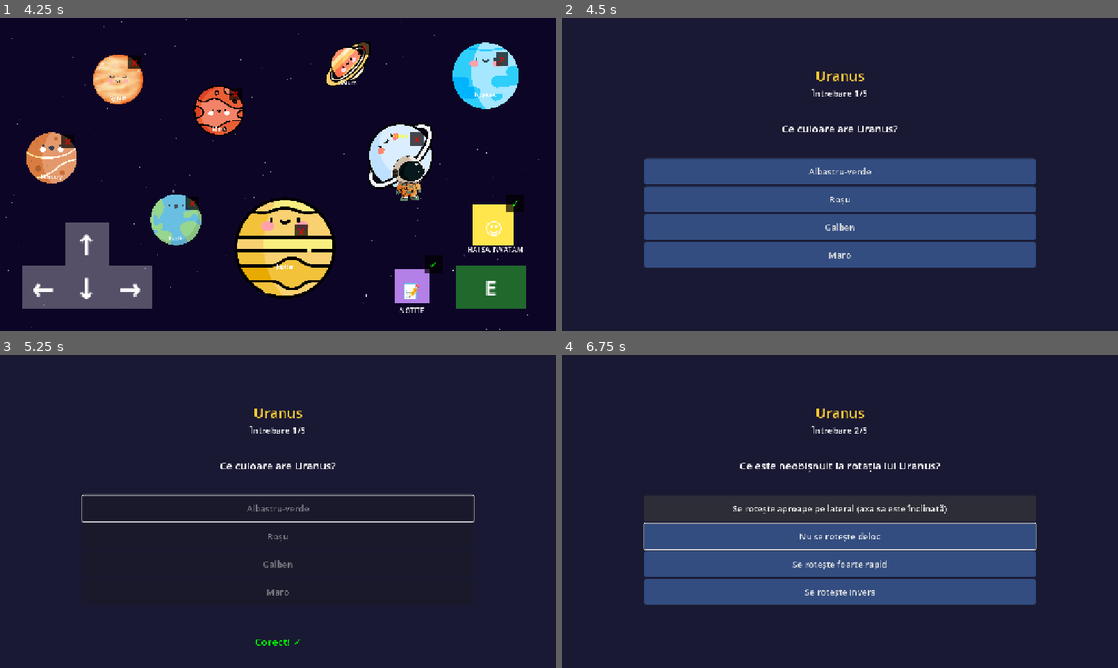
Above: before the commit, frames 1-4 (two rows, left to right).
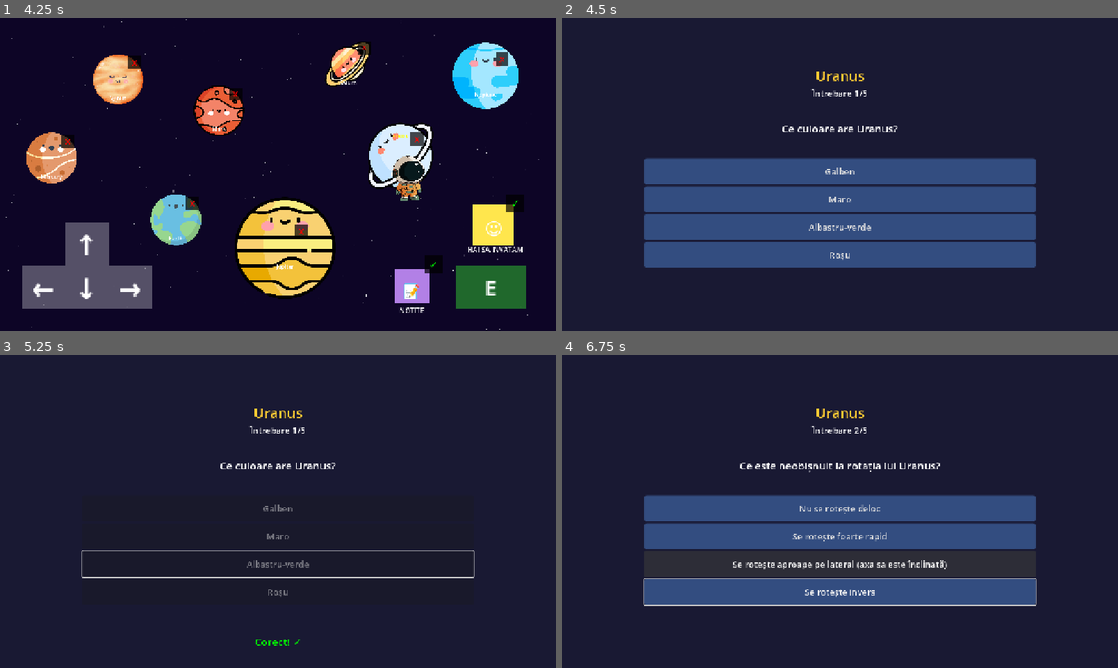
Above: after the commit, the same moments.

Repository: Mehaip/IOC-art-klett-version2
Game: Godot game, scene res://scenes/main_menu.tscn
Two runs of this game, one before a commit and one after it. Both use one fixed random seed, a clock stepped at 60 frames per second and the inputs below.
Inputs:
- Up to frame 1 (4.25 s): click "START" at 0.5 s; hold Right (ui_right) 1.28-2.03 s; hold E (interact) 1.28-2.03 s; hold Down (ui_down) 2.03-2.78 s; tap E (interact) at 2.1, 3.6 s; hold Right (ui_right) 2.78-3.53 s; hold E (interact) 2.78-3.53 s; hold Up (ui_up) from 3.53 s (still down)
- Up to frame 2 (4.5 s): tap E (interact) at 4.25 s; release Up (ui_up) at 4.28 s; hold Left (ui_left) from 4.28 s (still down); hold E (interact) from 4.28 s (still down)
- Up to frame 3 (5.25 s): release Left (ui_left) at 5 s; release E (interact) at 5 s; click "Albastru-verde" at 5 s
- Up to frame 4 (6.75 s): tap Space at 5.75 s; hold Left (ui_left) 5.78-6.53 s; tap E (interact) at 5.85 s; tap Enter at 6.5 s; hold Down (ui_down) from 6.53 s (still down); hold E (interact) from 6.53 s (still down)

Frame 1 is identical in both runs. In frame 2, 0.4% of the frame differs, in the area x 44-56%, y 47-78%; in frame 3, 1.8%; in frame 4, 13%, in the area x 14-86%, y 44-81%.

Commit message:
Modificare sistem deblocare si shuffle al raspunsurilor

Diff:
--- a/scripts/meteorite_dodge.gd
+++ b/scripts/meteorite_dodge.gd
@@ -101,11 +101,26 @@
 	astronaut.can_move = false
 	meteorites_can_move = false
 	GameState.update_highscore(elapsed_time)
-	GameState.unlock_planet(planet_to_unlock)
 
-	$UI/TimerLabel.text = "Hit! Time: %.1fs" % elapsed_time
+	var required_time: float = 20.0
+	var success: bool = elapsed_time >= required_time
+
+	if success:
+		GameState.unlock_planet(planet_to_unlock)
+		$UI/TimerLabel.text = "Succes! %.1fs (minim %.0fs)" % [elapsed_time, required_time]
+	else:
+		$UI/TimerLabel.text = "Prea repede! %.1fs / %.0fs. Reîncearcă!" % [elapsed_time, required_time]
 
 	await get_tree().create_timer(2.0).timeout
-	astronaut.can_move = true
-	meteorites_can_move = true
-	get_tree().change_scene_to_file("res://scenes/game_world.tscn")
+
+	if success:
+		astronaut.can_move = true
+		meteorites_can_move = true
+		get_tree().change_scene_to_file("res://scenes/game_world.tscn")
+	else:
+		# restart mini-game (fara sa mai refaci quiz-ul)
+		var meteorite_scene = load("res://scenes/meteorite_dodge.tscn").instantiate()
+		meteorite_scene.set_planet(planet_to_unlock)
+		get_tree().root.add_child(meteorite_scene)
+		get_tree().current_scene.queue_free()
+		get_tree().current_scene = meteorite_scene
--- a/scripts/quiz_data.gd
+++ b/scripts/quiz_data.gd
@@ -220,6 +220,23 @@
 }
 
 func get_questions(planet_name: String) -> Array:
-	if planet_name in quiz_questions:
-		return quiz_questions[planet_name]
-	return []
+	if planet_name not in quiz_questions:
+		return []
+
+	# facem o copie ca sa nu modificam structura originala
+	var result = []
+	for q in quiz_questions[planet_name]:
+		var question_copy = q.duplicate(true)
+
+		var answers = question_copy["answers"]
+		var correct_answer_text = answers[question_copy["correct"]]
+
+		# amestecam raspunsurile
+		answers.shuffle()
+
+		# recalculam index-ul raspunsului corect dupa shuffle
+		question_copy["correct"] = answers.find(correct_answer_text)
+
+		result.append(question_copy)
+
+	return result
